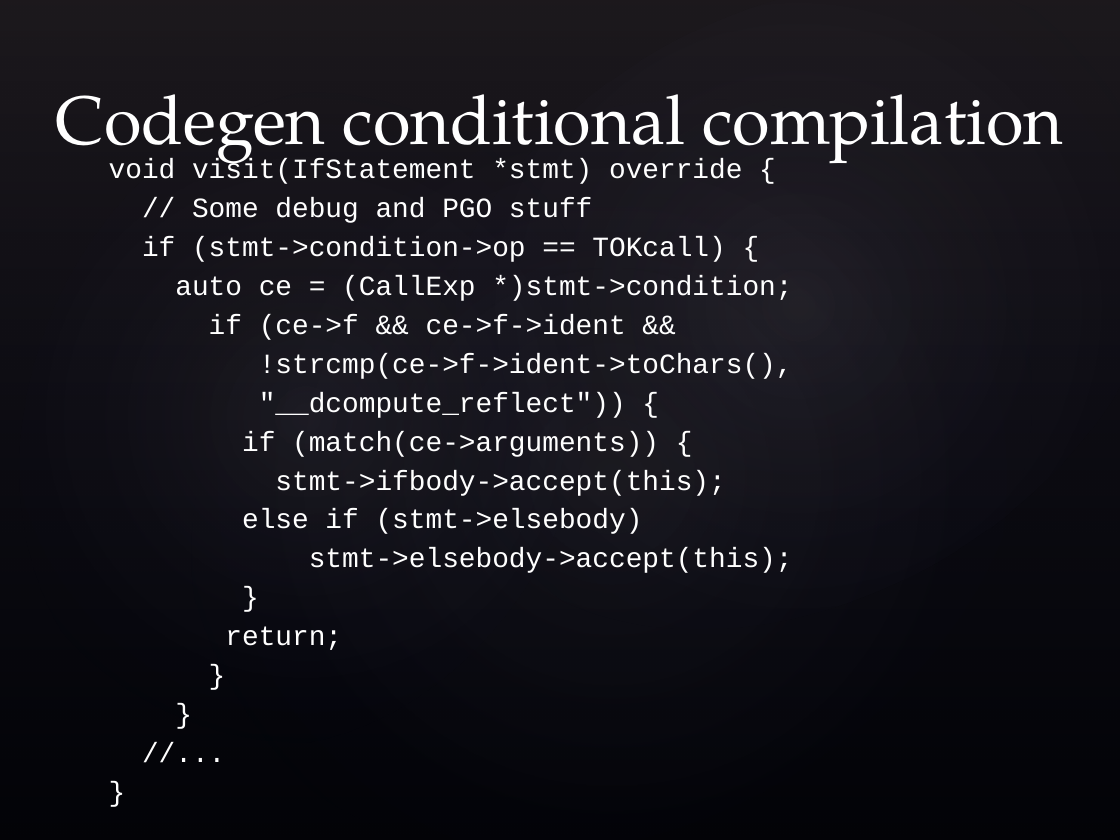
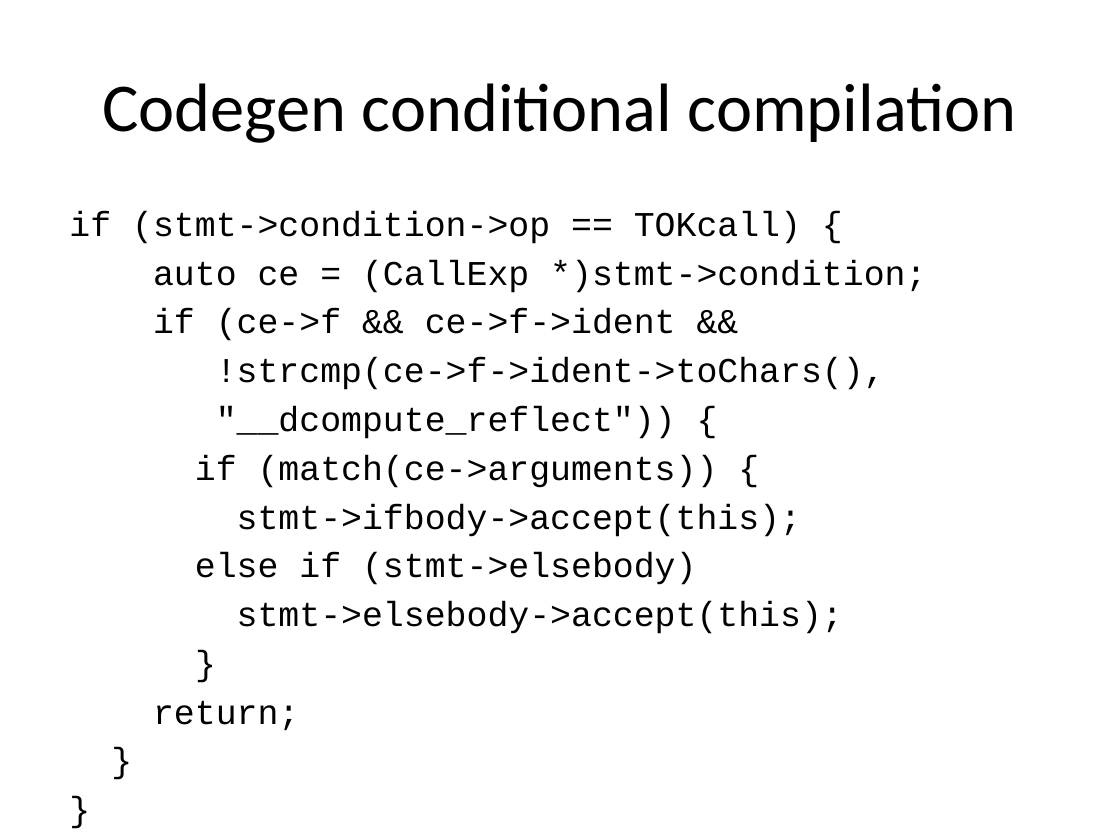
Before and after one commit to dlang/dconf.org, a slide deck: slide 13 of 2017/talks/wilson.pptx (slide 12 before the commit). Drawn at 1120x840 pixels with LibreOffice and Linux fonts; fonts in the diff are those of the drawing; background and template pictures are left out. Boxes give left, top, right and bottom in pixels: in the first picture for what was removed or moved away, otherwise in the second. Text is boxed around its words. In the diff, an @@ line names an element or a change of style, - is before the commit and + after.

```diff
--- a/2017/talks/wilson.pptx
+++ b/2017/talks/wilson.pptx
@@ background picture (left out) to #FFFFFF @@
@@ rectangle removed at bbox=[0, 0, 1120, 840] @@
@@ ellipse removed at bbox=[0, 0, 696, 840] @@
@@ ellipse removed at bbox=[51, 0, 1120, 840] @@
@@ ellipse removed at bbox=[307, 0, 1120, 761] @@
@@ title "Codegen conditional compilation": place and size @@
-title "Codegen conditional compilation" at bbox=[56, 94, 1063, 170]
+title "Codegen conditional compilation" at bbox=[102, 83, 1017, 143]
@@ title "Codegen conditional compilation" at bbox=[102, 83, 1017, 143]: font TeX Gyre Pagella to Calibri, text colour #FFFFFF to #000000; alignment left to centre; vertical alignment bottom to middle @@
@@ text at bbox=[109, 159, 742, 223]: paragraphs removed @@
-void visit(IfStatement *stmt) override {
-// Some debug and PGO stuff
@@ text at bbox=[69, 210, 926, 731]: paragraphs removed @@
-//...
-}
@@ text "if (stmt->condition->op == TOKcall) {": place and size @@
-text "if (stmt->condition->op == TOKcall) {" at bbox=[109, 159, 793, 650]
+text "if (stmt->condition->op == TOKcall) {" at bbox=[69, 210, 926, 731]
@@ text "if (stmt->condition->op == TOKcall) {" at bbox=[69, 210, 926, 731]: size 17.9 to 22.4 pt, text colour #FFFFFF to #000000; vertical alignment middle to top @@
```
Also in this commit, not shown: 21 other slides changed, 3 slides added, 7 slides removed, 1 other file.
